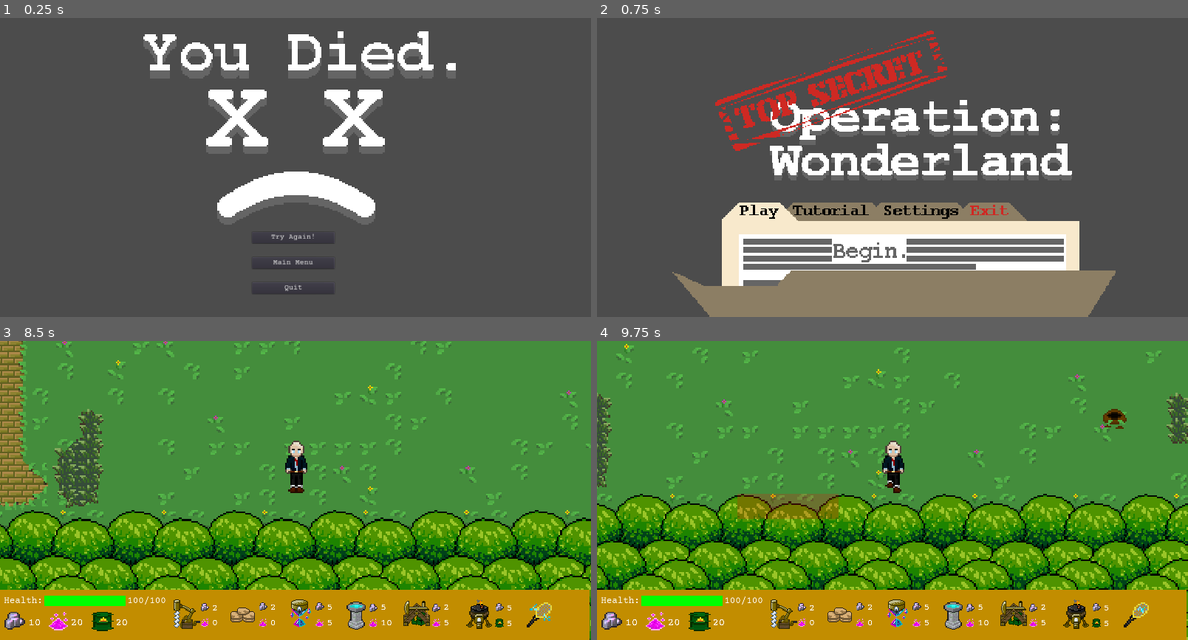
Above: before the commit, frames 1-4 (two rows, left to right).
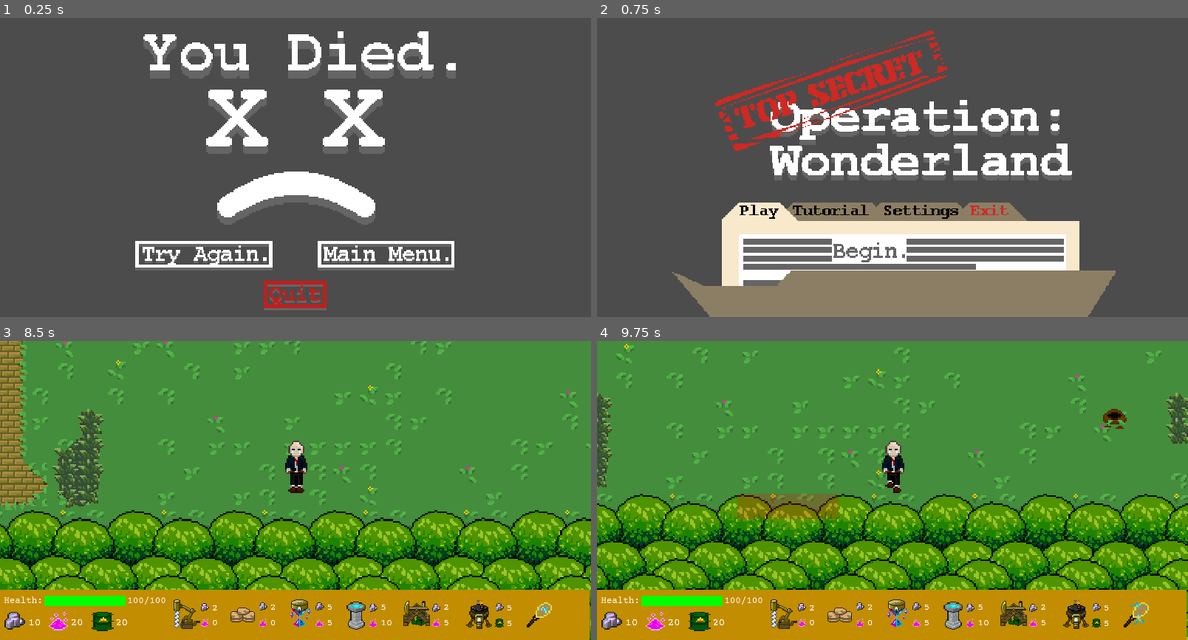
Above: after the commit, the same moments.

Repository: rakthalekk/CSC281-Project
Game: Godot game, scene res://src/DeathMenu.tscn
Two runs of this game, one before a commit and one after it. Both use one fixed random seed, a clock stepped at 60 frames per second and the inputs below. This scene is started directly instead of the project's main scene.
Inputs (mouse positions are in pixels of both pictures, inside the frame that each line leads up to; where the layout moved, square brackets give the same spot in the first picture):
- Up to frame 1 (0.25 s): no input
- Up to frame 2 (0.75 s): click (981, 254) [892, 263] at 0.5 s
- Up to frame 3 (8.5 s): click (159, 535) at 1.25 s; click (159, 535) at 2 s; click (271, 571) at 2.75 s; click (189, 613) at 3.5 s; click (242, 616) at 4.25 s; click (301, 613) at 5 s; click (354, 616) at 5.75 s; click (419, 610) at 6.5 s; click (478, 616) at 7.25 s; click (537, 616) at 8 s
- Up to frame 4 (9.75 s): tap Enter at 8.75 s; move the mouse to (1022, 475) at 8.77 s; hold D (right) 8.78-9.53 s; hold 1 (1) 8.78-9.53 s; tap 2 (2) at 9.05, 9.6 s; move the mouse to (774, 505) at 9.52 s; hold S (down) from 9.53 s (still down)

The runs differ from the first frame. In frame 1, 4.1% of the frame differs, in the area x 22-77%, y 72-98%; in frame 2, nothing differs; in frame 3, less than 0.1%; in frame 4, less than 0.1%.

Commit message:
Changed menu buttons to have textures
Menu button icons

Diff:
--- a/281-Project/src/DeathMenu.tscn
+++ b/281-Project/src/DeathMenu.tscn
@@ -1,46 +1,49 @@
-[gd_scene load_steps=5 format=2]
+[gd_scene load_steps=6 format=2]
 
 [ext_resource path="res://src/DeathMenu.gd" type="Script" id=1]
-[ext_resource path="res://assets/Menus/Courier_Prime/CourierPrime-Regular.ttf" type="DynamicFontData" id=2]
+[ext_resource path="res://assets/Menus/quit.png" type="Texture" id=2]
 [ext_resource path="res://assets/Menus/death.png" type="Texture" id=3]
-
-[sub_resource type="DynamicFont" id=1]
-size = 20
-use_filter = true
-font_data = ExtResource( 2 )
+[ext_resource path="res://assets/Menus/tryagain.png" type="Texture" id=4]
+[ext_resource path="res://assets/Menus/mainmenubutton.png" type="Texture" id=5]
 
 [node name="DeathMenu" type="Control"]
 anchor_right = 1.0
 anchor_bottom = 1.0
 script = ExtResource( 1 )
+__meta__ = {
+"_edit_use_anchors_": false
+}
 
 [node name="Sprite" type="Sprite" parent="."]
 position = Vector2( 760, 280 )
 texture = ExtResource( 3 )
 
-[node name="MainMenuButton" type="Button" parent="."]
-margin_left = 640.0
-margin_top = 608.0
-margin_right = 849.0
-margin_bottom = 637.0
-custom_fonts/font = SubResource( 1 )
-text = "Main Menu"
+[node name="MainMenuButton" type="TextureButton" parent="."]
+margin_left = 806.0
+margin_top = 566.0
+margin_right = 1270.0
+margin_bottom = 666.0
+rect_scale = Vector2( 0.75, 0.75 )
+texture_normal = ExtResource( 5 )
+__meta__ = {
+"_edit_use_anchors_": false
+}
 
-[node name="RestartButton" type="Button" parent="."]
-margin_left = 640.0
-margin_top = 544.0
-margin_right = 849.0
-margin_bottom = 573.0
-custom_fonts/font = SubResource( 1 )
-text = "Try Again!"
+[node name="RestartButton" type="TextureButton" parent="."]
+margin_left = 344.0
+margin_top = 566.0
+margin_right = 808.0
+margin_bottom = 666.0
+rect_scale = Vector2( 0.75, 0.75 )
+texture_normal = ExtResource( 4 )
 
-[node name="QuitButton" type="Button" parent="."]
-margin_left = 640.0
-margin_top = 672.0
-margin_right = 849.0
-margin_bottom = 701.0
-custom_fonts/font = SubResource( 1 )
-text = "Quit"
+[node name="QuitButton" type="TextureButton" parent="."]
+margin_left = 670.0
+margin_top = 668.0
+margin_right = 882.0
+margin_bottom = 768.0
+rect_scale = Vector2( 0.75, 0.75 )
+texture_normal = ExtResource( 2 )
 
 [connection signal="pressed" from="MainMenuButton" to="." method="_on_MainMenuButton_pressed"]
 [connection signal="pressed" from="RestartButton" to="." method="_on_StartButton_pressed"]
--- a/281-Project/src/HUD.tscn
+++ b/281-Project/src/HUD.tscn
@@ -15,6 +15,7 @@
 [ext_resource path="res://src/PauseMenu.gd" type="Script" id=13]
 [ext_resource path="res://assets/Menus/Courier_Prime/CourierPrime-Regular.ttf" type="DynamicFontData" id=14]
 [ext_resource path="res://assets/Menus/paused.png" type="Texture" id=15]
+[ext_resource path="res://assets/Menus/resume.png" type="Texture" id=16]
 
 [sub_resource type="DynamicFont" id=12]
 size = 70
@@ -72,9 +73,6 @@
 } ]
 
 [sub_resource type="Theme" id=10]
-
-[sub_resource type="DynamicFont" id=14]
-font_data = ExtResource( 14 )
 
 [node name="HUD" type="CanvasLayer"]
 script = ExtResource( 7 )
@@ -474,7 +472,7 @@
 [node name="Fairy Swatter" type="AnimatedSprite" parent="."]
 position = Vector2( 1368, 696 )
 frames = SubResource( 9 )
-frame = 4
+frame = 2
 playing = true
 
 [node name="Fairy Swatter Lock" type="TextureButton" parent="Fairy Swatter"]
@@ -514,6 +512,7 @@
 
 [node name="PauseMenu" type="PopupDialog" parent="."]
 pause_mode = 2
+visible = true
 modulate = Color( 1, 1, 1, 0.717647 )
 anchor_right = 1.0
 anchor_bottom = 1.0
@@ -524,21 +523,17 @@
 position = Vector2( 744, 256 )
 texture = ExtResource( 15 )
 
-[node name="Button" type="Button" parent="PauseMenu"]
+[node name="Button" type="TextureButton" parent="PauseMenu"]
 anchor_left = 0.5
 anchor_top = 0.5
 anchor_right = 0.5
 anchor_bottom = 0.5
-margin_left = -70.0
-margin_top = 172.0
-margin_right = 2.0
-margin_bottom = 197.0
-rect_scale = Vector2( 2, 2 )
-custom_fonts/font = SubResource( 14 )
-text = "Resume"
-__meta__ = {
-"_edit_use_anchors_": false
-}
+margin_left = -112.0
+margin_top = 140.0
+margin_right = 216.0
+margin_bottom = 240.0
+rect_scale = Vector2( 0.75, 0.75 )
+texture_normal = ExtResource( 16 )
 
 [node name="Sprite" type="Sprite" parent="PauseMenu"]
 position = Vector2( 742, 276 )
--- a/281-Project/src/WinMenu.tscn
+++ b/281-Project/src/WinMenu.tscn
@@ -1,7 +1,10 @@
-[gd_scene load_steps=3 format=2]
+[gd_scene load_steps=6 format=2]
 
 [ext_resource path="res://src/WinMenu.gd" type="Script" id=1]
 [ext_resource path="res://assets/Menus/win.png" type="Texture" id=2]
+[ext_resource path="res://assets/Menus/quit.png" type="Texture" id=3]
+[ext_resource path="res://assets/Menus/tryagain.png" type="Texture" id=4]
+[ext_resource path="res://assets/Menus/mainmenubutton.png" type="Texture" id=5]
 
 [node name="WinMenu" type="Control"]
 anchor_right = 1.0
@@ -11,43 +14,40 @@
 "_edit_use_anchors_": false
 }
 
-[node name="WinMenuButtons" type="VBoxContainer" parent="."]
-anchor_left = 0.5
-anchor_top = 1.0
-anchor_right = 0.5
-anchor_bottom = 1.0
-margin_left = -104.0
-margin_top = -72.0
-margin_right = 105.0
-margin_bottom = -4.0
+[node name="QuitButton" type="TextureButton" parent="."]
+margin_left = 1323.0
+margin_top = 670.0
+margin_right = 1535.0
+margin_bottom = 770.0
+rect_scale = Vector2( 0.75, 0.75 )
+texture_normal = ExtResource( 3 )
 __meta__ = {
 "_edit_use_anchors_": false
 }
-
-[node name="RestartButton" type="Button" parent="WinMenuButtons"]
-margin_right = 209.0
-margin_bottom = 20.0
-text = "Play Again?"
-
-[node name="MainMenuButton" type="Button" parent="WinMenuButtons/RestartButton"]
-margin_top = 24.0
-margin_right = 209.0
-margin_bottom = 44.0
-text = "Main Menu"
-__meta__ = {
-"_edit_use_anchors_": false
-}
-
-[node name="QuitButton" type="Button" parent="WinMenuButtons"]
-margin_top = 24.0
-margin_right = 209.0
-margin_bottom = 44.0
-text = "Quit"
 
 [node name="Sprite" type="Sprite" parent="."]
 position = Vector2( 725, 299 )
 texture = ExtResource( 2 )
 
-[connection signal="pressed" from="WinMenuButtons/RestartButton" to="." method="_on_StartButton_pressed"]
-[connection signal="pressed" from="WinMenuButtons/RestartButton/MainMenuButton" to="." method="_on_MainMenuButton_pressed"]
-[connection signal="pressed" from="WinMenuButtons/QuitButton" to="." method="_on_QuitButton_pressed"]
+[node name="RestartButton" type="TextureButton" parent="."]
+margin_left = 817.0
+margin_top = 545.0
+margin_right = 1281.0
+margin_bottom = 645.0
+rect_scale = Vector2( 0.75, 0.75 )
+texture_normal = ExtResource( 4 )
+
+[node name="MainMenuButton" type="TextureButton" parent="."]
+margin_left = 398.0
+margin_top = 545.0
+margin_right = 862.0
+margin_bottom = 645.0
+rect_scale = Vector2( 0.75, 0.75 )
+texture_normal = ExtResource( 5 )
+__meta__ = {
+"_edit_use_anchors_": false
+}
+
+[connection signal="pressed" from="QuitButton" to="." method="_on_QuitButton_pressed"]
+[connection signal="pressed" from="RestartButton" to="." method="_on_StartButton_pressed"]
+[connection signal="pressed" from="MainMenuButton" to="." method="_on_MainMenuButton_pressed"]
Binary file added: 281-Project/assets/Menus/mainmenubutton.png
Not shown, added: 281-Project/assets/Menus/mainmenubutton.png.import
Binary file added: 281-Project/assets/Menus/quit.png
Not shown, added: 281-Project/assets/Menus/quit.png.import
Binary file added: 281-Project/assets/Menus/resume.png
Not shown, added: 281-Project/assets/Menus/resume.png.import
Binary file added: 281-Project/assets/Menus/tryagain.png
Not shown, added: 281-Project/assets/Menus/tryagain.png.import
